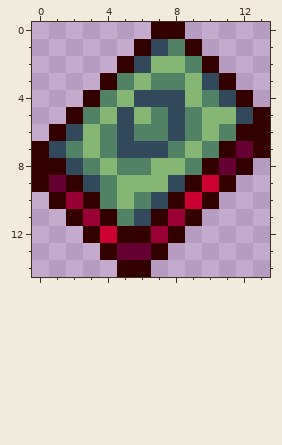
One commit to this pixel-art sprite: Items/SpiderQueenGear/RainforestsBane.png. The picture above is the old version.
The file is 28x30 pixels, drawn in blocks of 2x2; one block is one cell here.
The same view after the edit:
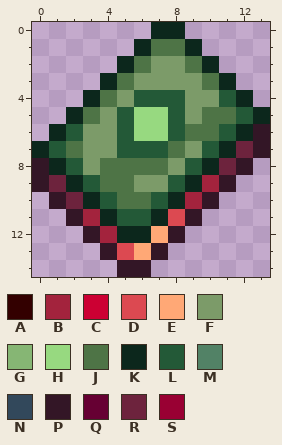
Palette (. is transparent): A #330000  B #a3233d  C #cc0033  D #dc4951  E #ffa876  F #7c9b69  G #86b674  H #97d980  J #4e7446  K #0c271c  L #235937  M #528266  N #32485b  P #331626  Q #660033  R #6d233d  S #990033
Difference:
Changed rows in their new state; - is an unchanged pixel.
first column x 0:
 0 -------KK-----
 1 ------KJJK----
 2 -----KJFFJK---
 3 ----KJFFFFJK--
 4 ---KJFLLLFFLK-
 5 --KJFLHHLFJJLK
 6 -KLFFLHHLJJLKP
 7 KLJFFLLLJFLKRP
 8 PKLFJJJJFLKRP-
 9 PRKLJJFFLKBP--
10 -PRKLJJLKBP---
11 --PBKLLKDP----
12 ---PBKKEP-----
13 ----PDEP------
14 -----PP-------
Pixel boxes of the changes (left, top, right, bottom) in both pictures:
changed: (32, 22, 270, 277)
